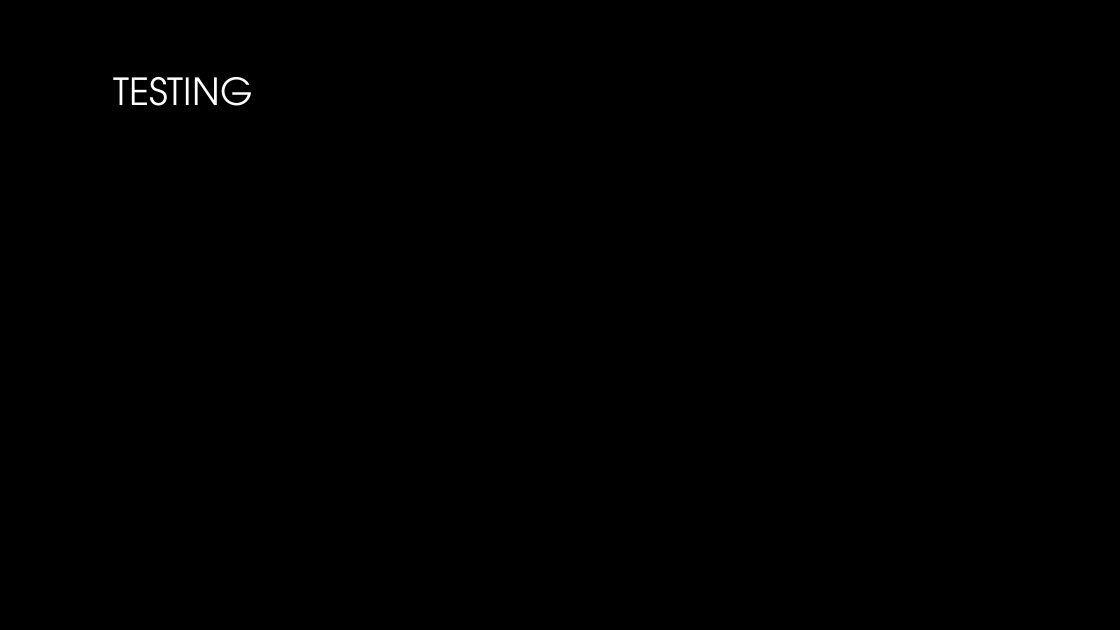
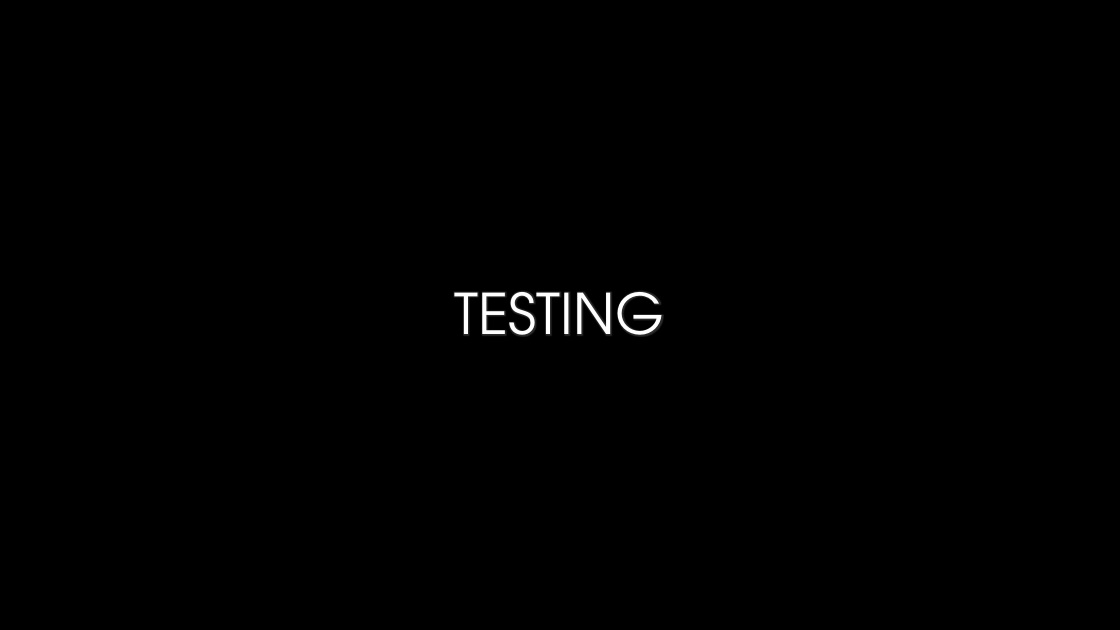
Before and after one commit to bennysgitrepo/AI, a slide deck: slide 4 of Assignment2_AI/Assignment 2 - Biometrics based human identification - ST10273607 & ST10483314.pptx. Drawn at 1120x630 pixels with LibreOffice and Linux fonts; fonts in the diff are those of the drawing; background and template pictures are left out. Boxes give left, top, right and bottom in pixels: in the first picture for what was removed or moved away, otherwise in the second. Text is boxed around its words. In the diff, an @@ line names an element or a change of style, - is before the commit and + after.

```diff
--- a/Assignment2_AI/Assignment 2 - Biometrics based human identification - ST10273607 & ST10483314.pptx
+++ b/Assignment2_AI/Assignment 2 - Biometrics based human identification - ST10273607 & ST10483314.pptx
@@ title "TESTING": place and size @@
-title "TESTING" at [113, 77, 252, 106]
+title "TESTING" at [455, 291, 664, 336]
@@ title "TESTING" at [455, 291, 664, 336]: size 32 to 48 pt; alignment left to centre; vertical alignment middle to bottom @@
```
Also in this commit, not shown: 2 other slides changed, 1 slide added, 1 slide removed.
